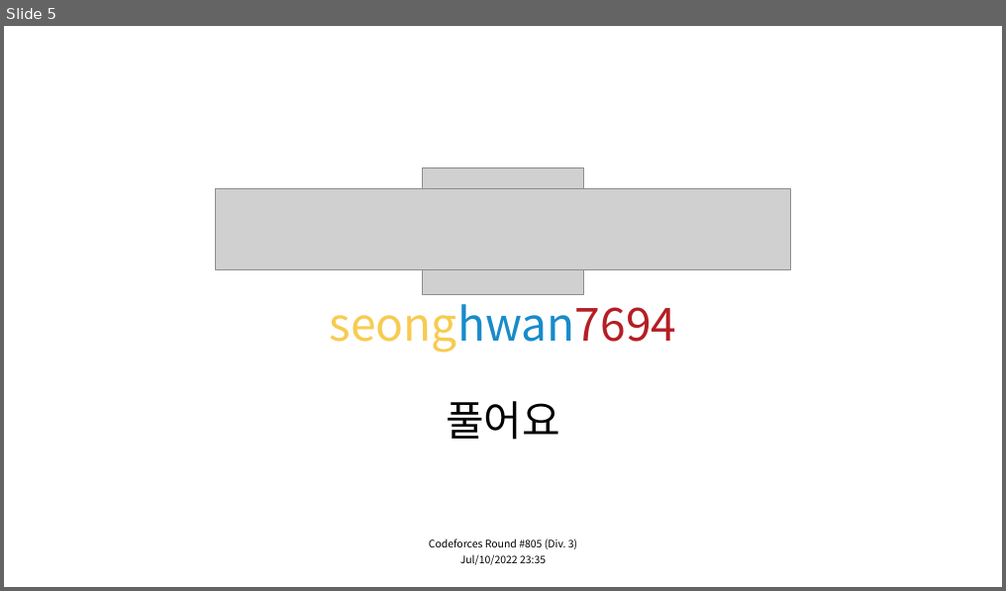
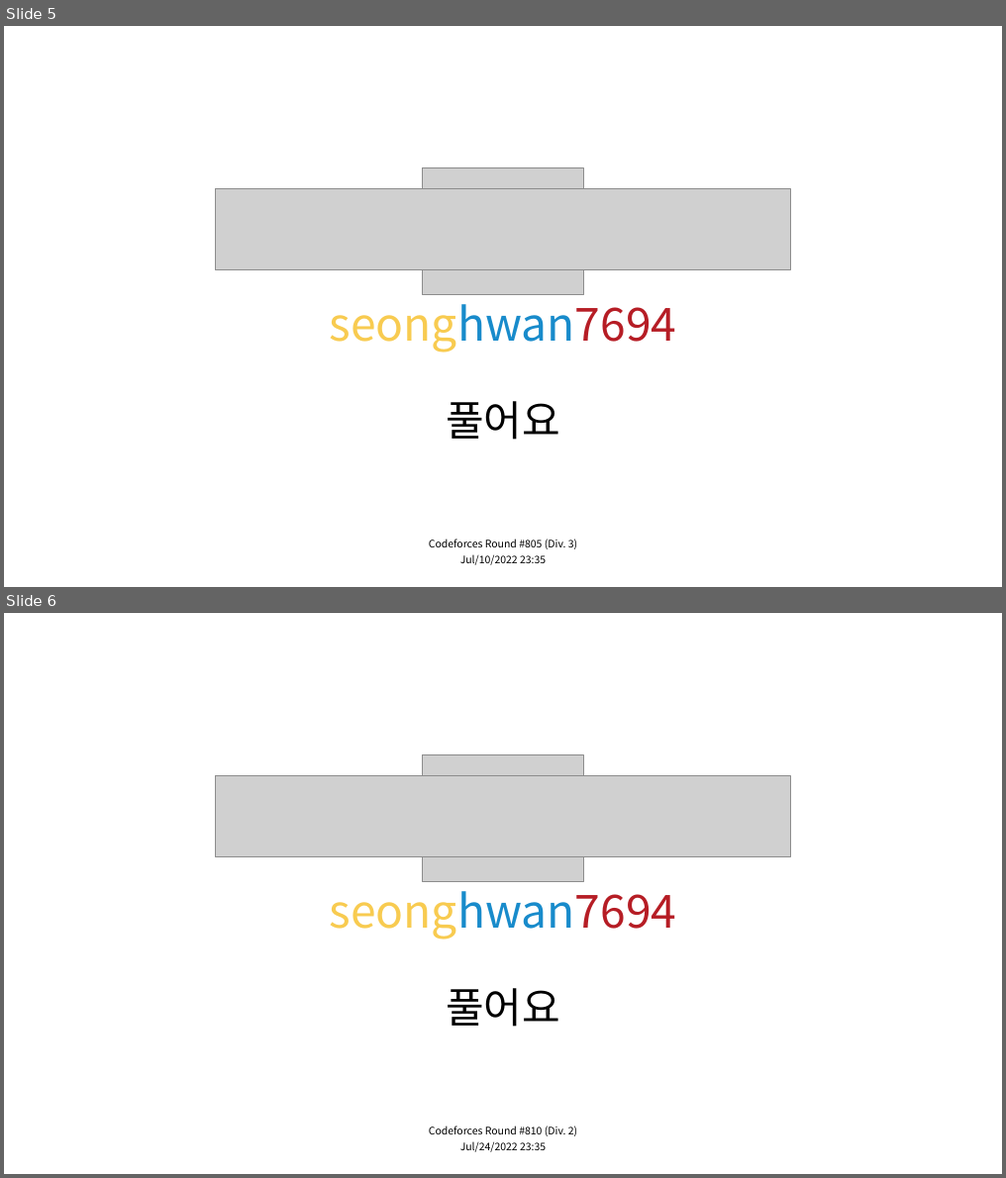
Before and after one commit to seonghwan7694/CODEFORCES_solved, a slide deck: settings/thumbnail_template.pptx. Shown one above the other, each under a label of ours: slide 5 before the commit, slides 5 and 6 after it. The pictures are 1006x591 and 1006x1178 pixels, drawn with LibreOffice and Linux fonts; fonts in the diff are those of the drawing; grey boxes stand for pictures. Boxes give left, top, right and bottom in pixels: in the first picture for what was removed or moved away, otherwise in the second. Text is boxed around its words. In the diff, an @@ line names an element or a change of style, - is before the commit and + after.

```diff
--- a/settings/thumbnail_template.pptx
+++ b/settings/thumbnail_template.pptx
@@ slide 6 added at (x1=4, y1=613, x2=1002, y2=1174), background #FFFFFF @@
@@ picture added at (x1=423, y1=755, x2=583, y2=881) @@
@@ picture added at (x1=216, y1=776, x2=791, y2=858) @@
@@ text added at (x1=329, y1=881, x2=676, y2=940), 44 pt, text #F8CB50 @@
+seonghwan7694
@@ text added at (x1=446, y1=988, x2=560, y2=1027), 40 pt, text #000000 @@
+풀어요
@@ text added at (x1=429, y1=1126, x2=577, y2=1137), 10 pt, text #000000 @@
+Codeforces Round #810 (Div. 2)
@@ text added at (x1=460, y1=1142, x2=546, y2=1153), 10 pt, text #000000 @@
+Jul/24/2022 23:35
```
Also in this commit, not shown: 6 other files.
